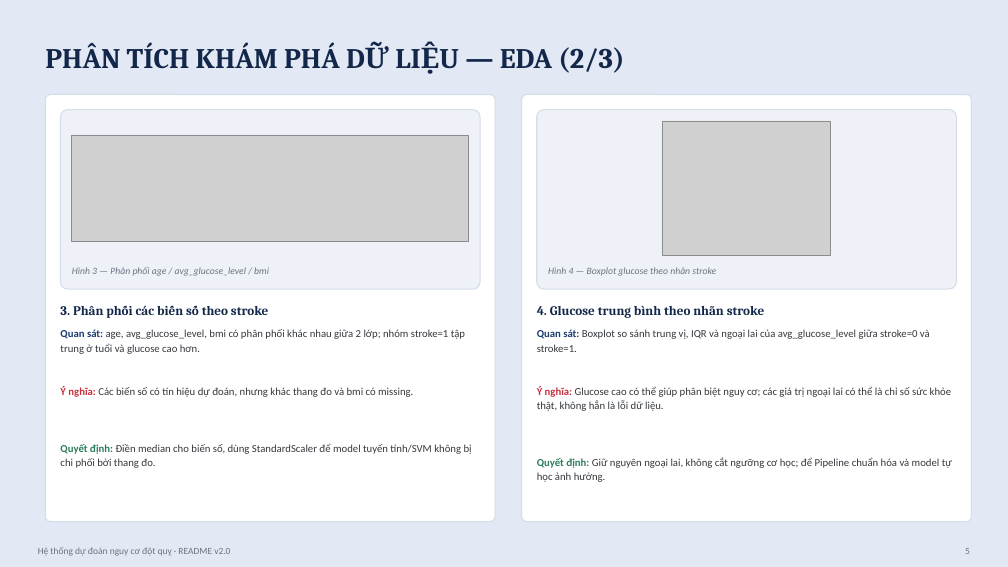
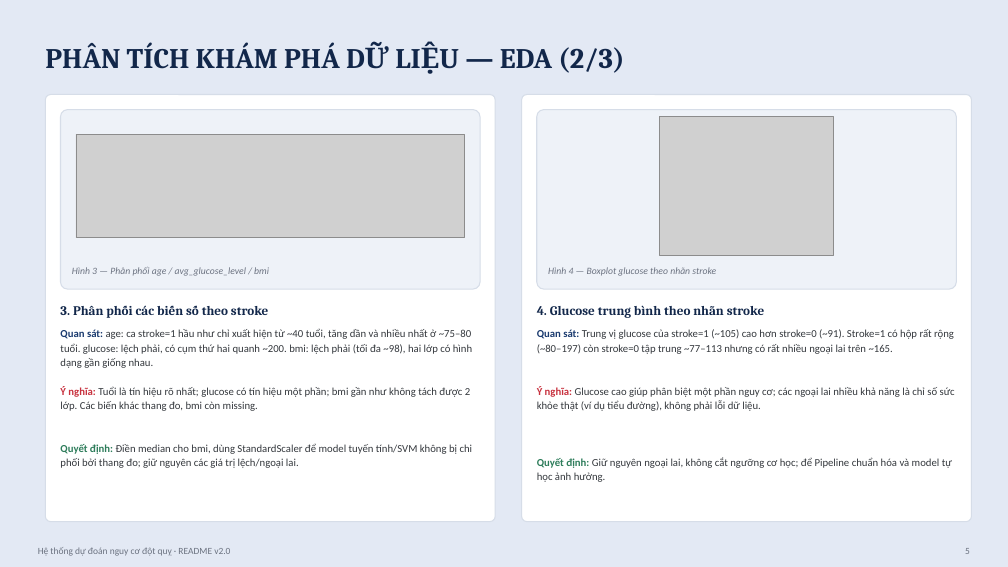
Before and after one commit to PhongNguyen2403/17_12523101_10123337_DuDoanDotQuy, a slide deck: slide 5 of docs/slide.pptx. Drawn at 1008x567 pixels with LibreOffice and Linux fonts; fonts in the diff are those of the drawing; grey boxes stand for pictures. Boxes give left, top, right and bottom in pixels: in the first picture for what was removed or moved away, otherwise in the second. Text is boxed around its words. In the diff, an @@ line names an element or a change of style, - is before the commit and + after.

```diff
--- a/docs/slide.pptx
+++ b/docs/slide.pptx
@@ picture: place and size @@
-picture at (663, 121, 831, 255)
+picture at (660, 116, 834, 256)
@@ picture: place and size @@
-picture at (72, 135, 469, 241)
+picture at (76, 135, 465, 238)
@@ text at (60, 329, 472, 368): text changed @@
-Quan sát: age, avg_glucose_level, bmi có phân phối khác nhau giữa 2 lớp; nhóm stroke=1 tập trung ở tuổi và glucose cao hơn.
+Quan sát: age: ca stroke=1 hầu như chỉ xuất hiện từ ~40 tuổi, tăng dần và nhiều nhất ở ~75–80 tuổi. glucose: lệch phải, có cụm thứ hai quanh ~200. bmi: lệch phải (tối đa ~98), hai lớp có hình dạng gần giống nhau.
@@ text at (537, 329, 954, 354): text changed @@
-Quan sát: Boxplot so sánh trung vị, IQR và ngoại lai của avg_glucose_level giữa stroke=0 và stroke=1.
+Quan sát: Trung vị glucose của stroke=1 (~105) cao hơn stroke=0 (~91). Stroke=1 có hộp rất rộng (~80–197) còn stroke=0 tập trung ~77–113 nhưng có rất nhiều ngoại lai trên ~165.
@@ text at (60, 386, 470, 411): text changed @@
-Ý nghĩa: Các biến số có tín hiệu dự đoán, nhưng khác thang đo và bmi có missing.
+Ý nghĩa: Tuổi là tín hiệu rõ nhất; glucose có tín hiệu một phần; bmi gần như không tách được 2 lớp. Các biến khác thang đo, bmi còn missing.
@@ text at (537, 386, 955, 411): text changed @@
-Ý nghĩa: Glucose cao có thể giúp phân biệt nguy cơ; các giá trị ngoại lai có thể là chỉ số sức khỏe thật, không hẳn là lỗi dữ liệu.
+Ý nghĩa: Glucose cao giúp phân biệt một phần nguy cơ; các ngoại lai nhiều khả năng là chỉ số sức khỏe thật (ví dụ tiểu đường), không phải lỗi dữ liệu.
@@ text at (60, 444, 473, 468): text changed @@
-Quyết định: Điền median cho biến số, dùng StandardScaler để model tuyến tính/SVM không bị chi phối bởi thang đo.
+Quyết định: Điền median cho bmi, dùng StandardScaler để model tuyến tính/SVM không bị chi phối bởi thang đo; giữ nguyên các giá trị lệch/ngoại lai.
```
Also in this commit, not shown: 9 other slides changed, 1 slide added, 7 other files.
